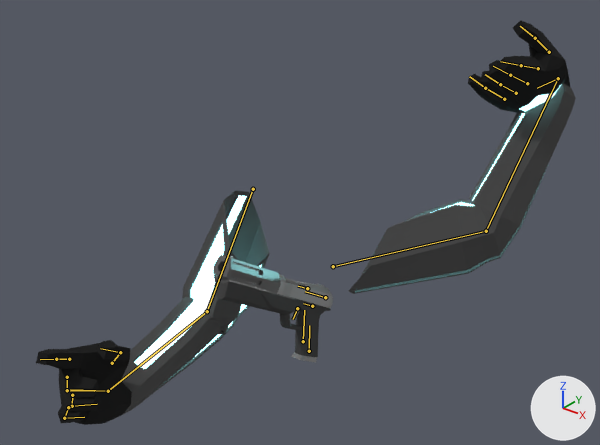
The Blender file Assets/weapons/10mm/auto10wArms.blend, before and after one commit.
Both versions are drawn from a 50 mm lens placed at (31.7, -40.4, 24.7), pointed at (-0.3, -0.4, -0.1). The axes (+X, +Y, +Z) are drawn at lower right. The lights are the same throughout. The picture after the commit comes second. Both versions are drawn at frame 185 of the action 'ArmatureAction'; the numbers are the values there. The bones that bend it are drawn over the model as lines.

In view in the first picture: 'Arms', 'gun'.
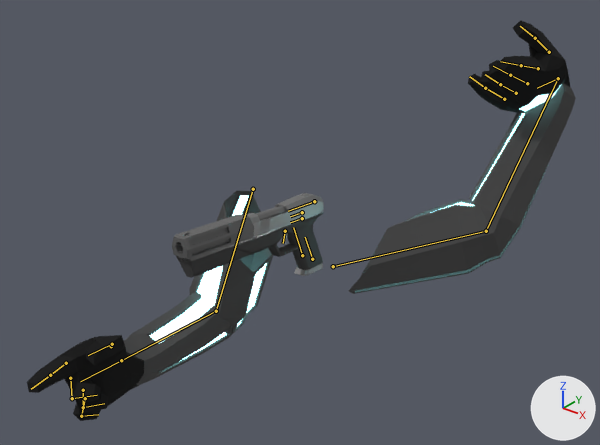
What differs and where, as boxes [x1, y1, x2, y2] in the pictures (600 x 445 px):
'Arms', posed
    before: [36, 21, 576, 425]
    after: [27, 21, 576, 421]
'gun', posed (26% wider, 21% shorter)
    before: [213, 255, 333, 363]
    after: [172, 193, 324, 278]
bone 'topround', root to tip
    before: (307, 288) to (298, 286)
    after: (302, 212) to (290, 216)

The edits, one by one:
Bone 'topround' (bone_topround) moves from (0.0, 1.362, 0.705) to (0.0, 0.0, 0.0).
Bone 'HandIK.R' (bone_handik_r) moves from (-0.9, -1.36, 0.65) to (-1.28, -1.14, 0.28).
Bone 'HandIK.R' (bone_handik_r) turns from (52, 29, 27) to (48, 12, 5) degrees about its own x, y and z.
